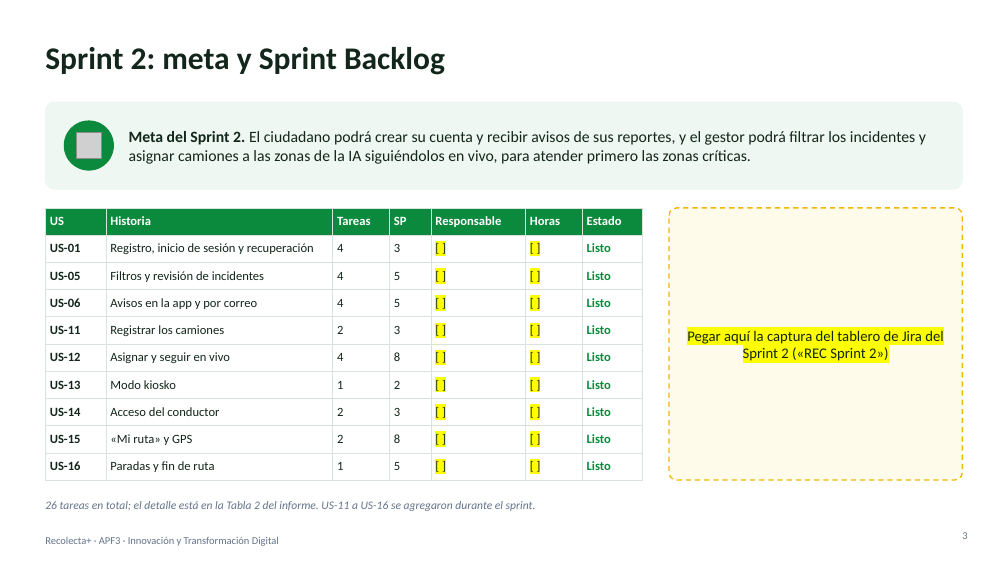
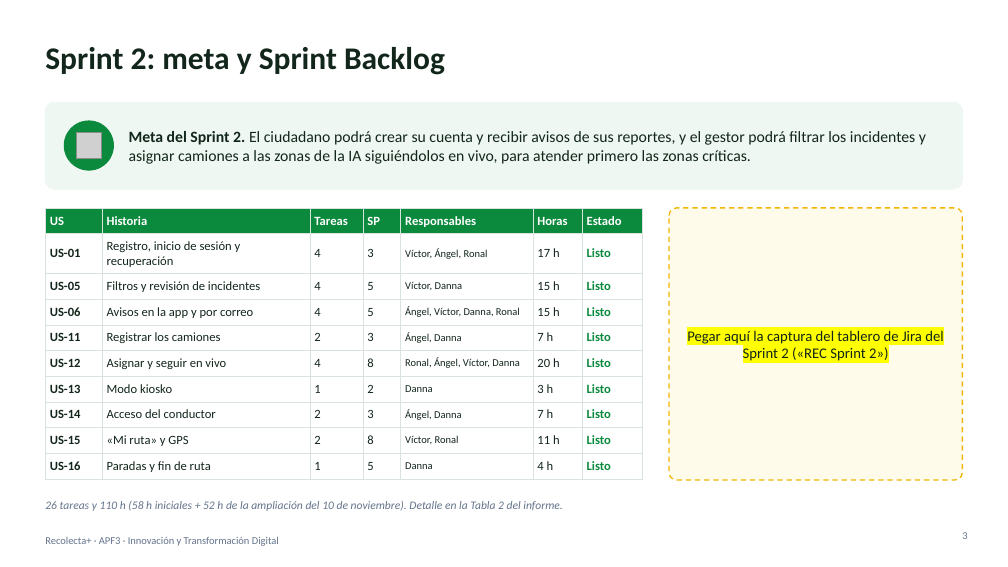
Before and after one commit to Jamesllm/Recolecta, a slide deck: slide 3 of docs/apf3/APF3_Recolecta+_G3.pptx. Drawn at 1008x567 pixels with LibreOffice and Linux fonts; fonts in the diff are those of the drawing; grey boxes stand for pictures; background and template pictures are left out. Boxes give left, top, right and bottom in pixels: in the first picture for what was removed or moved away, otherwise in the second. Text is boxed around its words. In the diff, an @@ line names an element or a change of style, - is before the commit and + after.

```diff
--- a/docs/apf3/APF3_Recolecta+_G3.pptx
+++ b/docs/apf3/APF3_Recolecta+_G3.pptx
@@ table at bbox=[45, 208, 643, 476] @@
-row 1, column 5: Responsable
+row 1, column 5: Responsables
-row 2, column 5: [ ]
+row 2, column 5: Víctor, Ángel, Ronal
-row 2, column 6: [ ]
+row 2, column 6: 17 h
-row 3, column 5: [ ]
+row 3, column 5: Víctor, Danna
-row 3, column 6: [ ]
+row 3, column 6: 15 h
-row 4, column 5: [ ]
+row 4, column 5: Ángel, Víctor, Danna, Ronal
-row 4, column 6: [ ]
+row 4, column 6: 15 h
-row 5, column 5: [ ]
+row 5, column 5: Ángel, Danna
-row 5, column 6: [ ]
+row 5, column 6: 7 h
-row 6, column 5: [ ]
+row 6, column 5: Ronal, Ángel, Víctor, Danna
-row 6, column 6: [ ]
+row 6, column 6: 20 h
-row 7, column 5: [ ]
+row 7, column 5: Danna
-row 7, column 6: [ ]
+row 7, column 6: 3 h
-row 8, column 5: [ ]
+row 8, column 5: Ángel, Danna
-row 8, column 6: [ ]
+row 8, column 6: 7 h
-row 9, column 5: [ ]
+row 9, column 5: Víctor, Ronal
-row 9, column 6: [ ]
+row 9, column 6: 11 h
-row 10, column 5: [ ]
+row 10, column 5: Danna
-row 10, column 6: [ ]
+row 10, column 6: 4 h
@@ text at bbox=[45, 501, 562, 511]: text changed @@
-26 tareas en total; el detalle está en la Tabla 2 del informe. US-11 a US-16 se agregaron durante el sprint.
+26 tareas y 110 h (58 h iniciales + 52 h de la ampliación del 10 de noviembre). Detalle en la Tabla 2 del informe.
```
Also in this commit, not shown: 2 other slides changed, 11 other files.
